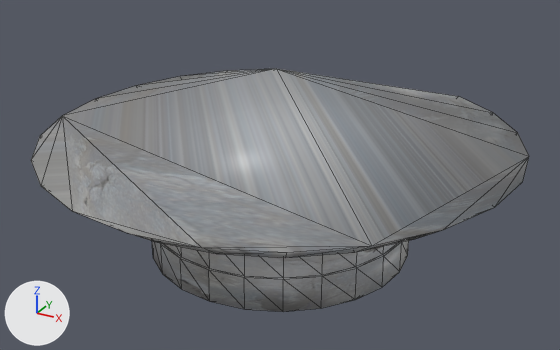
The OBJ model resources/models/chamber.obj as it was, and as the next commit left it.
Rendered twice from a camera (50 mm lens) standing at (21.3, -38.7, 24.0) and looking at (0.4, -0.7, 4.9). The axes (+X, +Y, +Z) are drawn at lower left. The lights are the same throughout. Mesh edges are drawn as thin lines. Where no turn or scale is listed for an object, it has been applied to the vertices.

In view in the first picture: 'Chamber_Circle.003'.
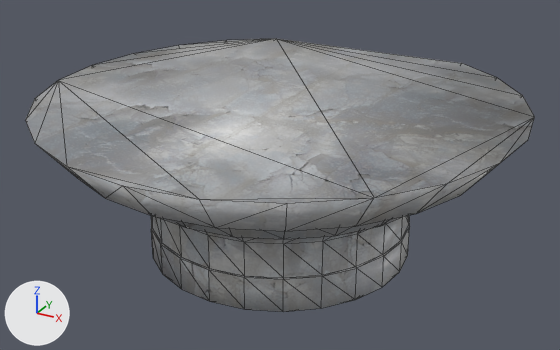
Pixel boxes [x1, y1, x2, y2] of what changed, in the pictures (560 x 350 px; the box of a moved part takes in the faces that stretch with it):
```json
{"object": "Chamber_Circle.003", "change": "reshaped", "before": [31, 69, 529, 312], "after": [25, 39, 535, 312], "on screen": "12% taller"}
{"part": 1, "of": "me_chamber_circle_003", "change": "moved or reshaped", "before": [31, 69, 529, 258], "after": [25, 39, 535, 244]}
{"part": 2, "of": "me_chamber_circle_003", "change": "surface changed", "before": [152, 240, 409, 312], "after": [152, 240, 409, 312]}
```

Edits to the scene script, one JSON object a line:
```json
{"block": "me_chamber_circle_003", "where": "# used by ob_chamber_circle_003; location = (0.0, 0.0, 0.0)"}
{"op": "remove", "block": "me_chamber_circle_003", "code": "me_chamber_circle_003.from_pydata(...)  # 192 vertices, 361 faces; spans x -14.5..14.5, y -14.5..12.6, z 0.0..7.3"}
{"op": "add", "block": "me_chamber_circle_003", "code": "me_chamber_circle_003.from_pydata(...)  # 192 vertices, 361 faces; spans x -14.5..14.5, y -14.5..12.6, z 0.0..9.6"}
{"block": "me_chamber_circle_003", "change": "me_chamber_circle_003 part 1: all 105 vertices in x -14.5..14.5, y -14.5..12.6, z 4.8..7.3 are scaled about their middle by (1, 1, 1.72), then moved by (0.0, 0.0, 1.5)"}
{"block": "me_chamber_circle_003", "change": "me_chamber_circle_003 part 2: 327 kept faces spanning x -14.5..14.5, y -14.5..12.6, z 0.0..9.6 get new texture (UV) coordinates"}
```
